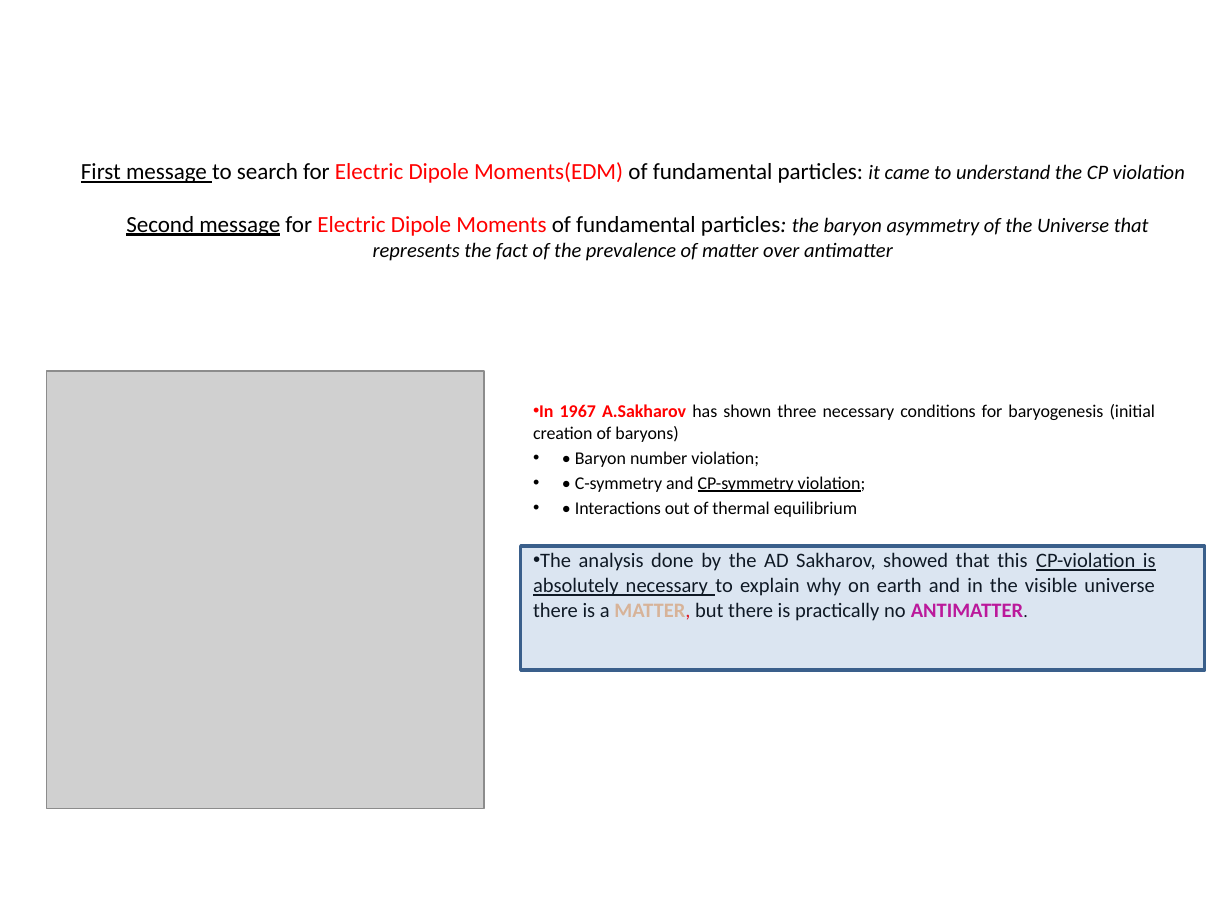
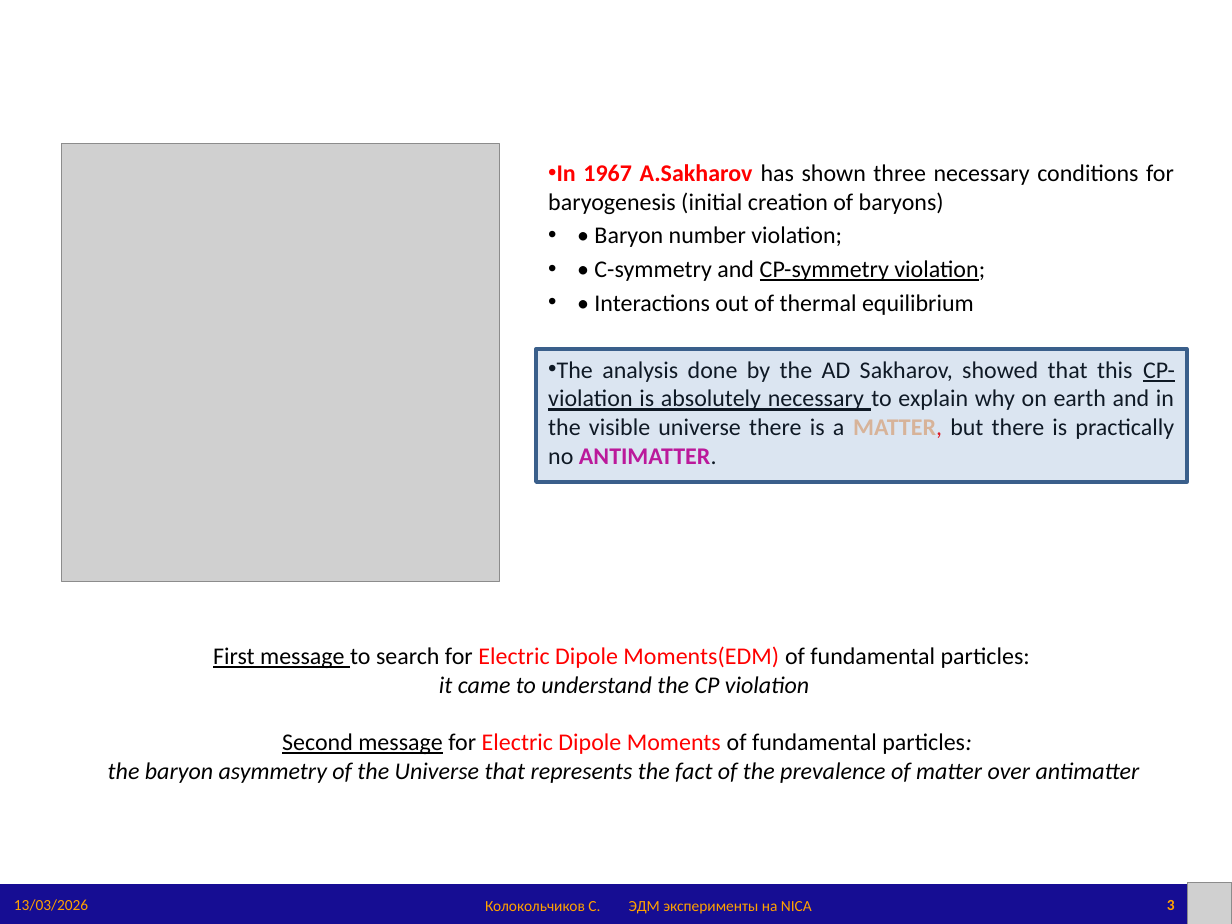
Before and after one commit to sergeybell/article, a slide deck: slide 3 of 2026/СЯФ'26/NSK'26_EDM_Kolokolchikov.pptx. Drawn at 1232x924 pixels with LibreOffice and Linux fonts; fonts in the diff are those of the drawing; grey boxes stand for pictures. Boxes give left, top, right and bottom in pixels: in the first picture for what was removed or moved away, otherwise in the second. Text is boxed around its words. In the diff, an @@ line names an element or a change of style, - is before the commit and + after.

```diff
--- a/2026/СЯФ'26/NSK'26_EDM_Kolokolchikov.pptx
+++ b/2026/СЯФ'26/NSK'26_EDM_Kolokolchikov.pptx
@@ picture: place and size @@
-picture at bbox=[47, 371, 484, 808]
+picture at bbox=[62, 144, 499, 582]
@@ text "In 1967 A.Sakharov has shown ...": place and size @@
-text "In 1967 A.Sakharov has shown ..." at bbox=[533, 404, 1156, 621]
+text "In 1967 A.Sakharov has shown ..." at bbox=[548, 164, 1175, 439]
@@ text "In 1967 A.Sakharov has shown ..." at bbox=[548, 164, 1175, 439]: size 10.5 to 14 pt in "In 1967 A.Sakharov has shown three necessary ...", "• Baryon number violation;", "• C-symmetry and CP-symmetry violation;", "• Interactions out of thermal equilibrium" and 1 more places; size 12 to 14 pt in "The analysis done by the AD Sakharov, ..." @@
@@ rectangle: place and size @@
-rectangle at bbox=[521, 546, 1205, 670]
+rectangle at bbox=[536, 349, 1186, 482]
@@ title "First message to search for ...": place and size @@
-title "First message to search for ..." at bbox=[81, 162, 1185, 261]
+title "First message to search for ..." at bbox=[108, 646, 1140, 783]
@@ title "First message to search for ..." at bbox=[108, 646, 1140, 783]: size 13.5 to 14 pt in "First message to search for Electric Dipole ..."; size 12 to 14 pt in "it came to understand the CP violation ..." @@
@@ rectangle added at bbox=[0, 885, 1232, 924], fill #160D93 @@
@@ text added at bbox=[14, 899, 88, 911], 9 pt, text #FFA100 @@
+13/03/2026
@@ picture added at bbox=[1188, 882, 1232, 924] @@
@@ text added at bbox=[485, 901, 600, 911], 9 pt, text #FFA100 @@
+Колокольчиков С.
@@ text added at bbox=[629, 901, 812, 914], 9 pt, text #FFA100 @@
+ЭДМ эксперименты на NICA
@@ page number added at bbox=[1167, 900, 1175, 910], 9 pt, text #FFA100, bold @@
+3
```
Also in this commit, not shown: 25 other slides changed, 5 slides added, 4 slides removed, 7 other files.
